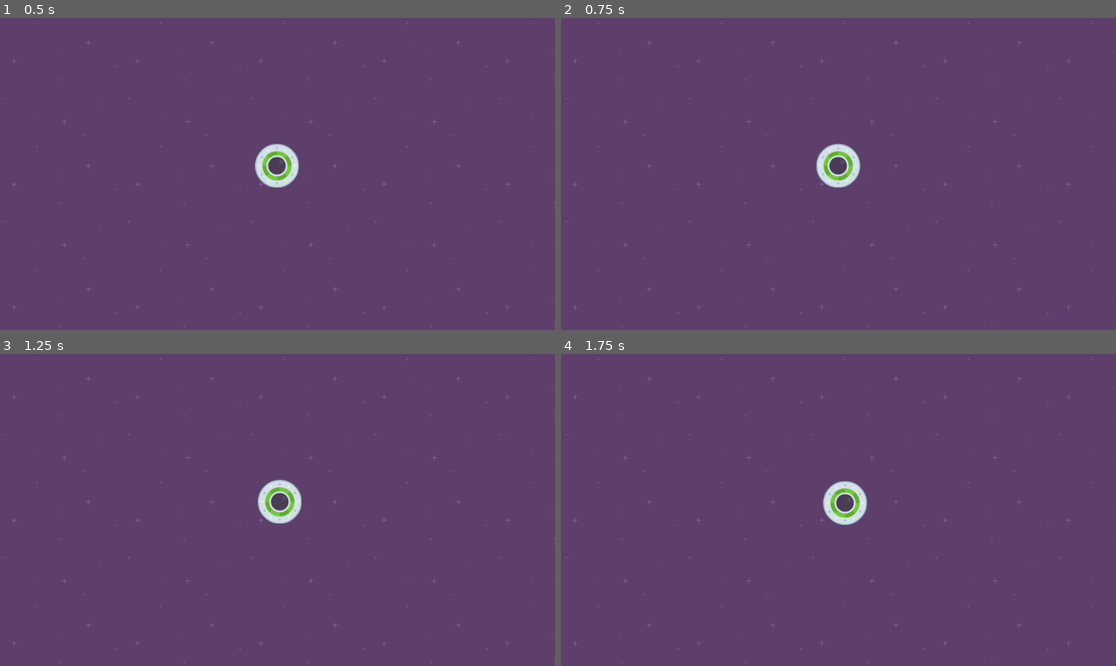
Above: before the commit, frames 1-4 (two rows, left to right).
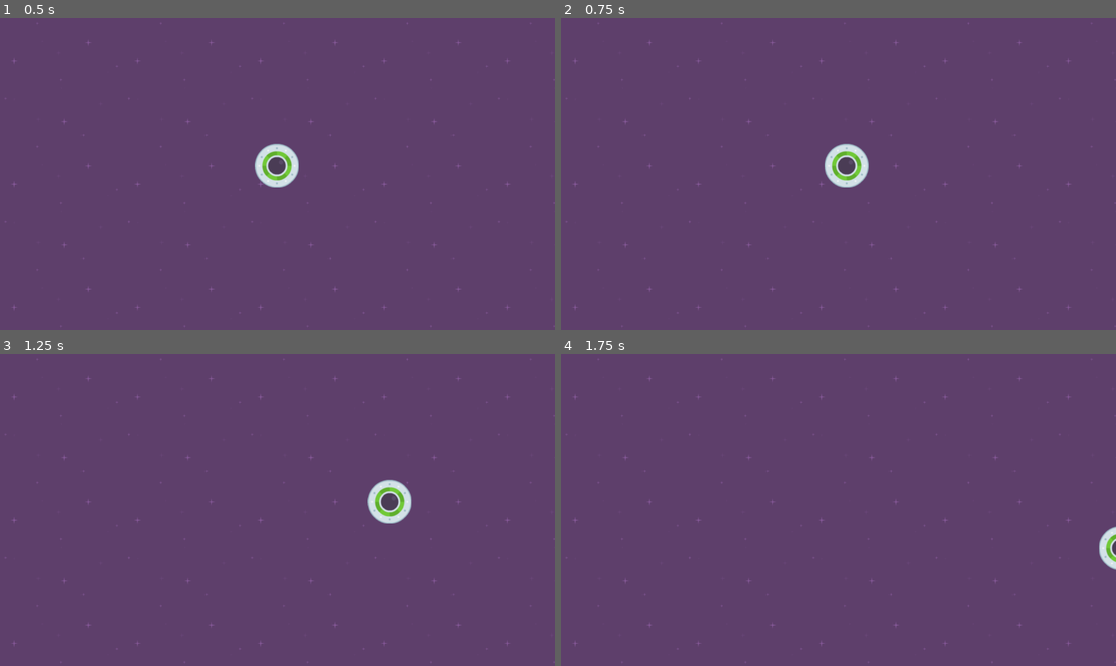
Above: after the commit, the same moments.

Repository: nplayer89/speedySaucer
Game: Godot game, scene res://level_1.tscn
The game is run twice, just before and just after one commit, with the same random seed, the same clock (stepped at 60 frames per second) and the same inputs.
Inputs:
- Up to frame 1 (0.5 s): no input
- Up to frame 2 (0.75 s): tap Enter at 0.5 s; hold Right (move_right) from 0.53 s (still down)
- Up to frame 3 (1.25 s): keep holding Right (move_right)
- Up to frame 4 (1.75 s): release Right (move_right) at 1.28 s; hold Down (move_down) from 1.28 s (still down)

Frame 1 is identical in both runs. In frame 2, 0.9% of the frame differs, in the area x 45-56%, y 40-55%; in frame 3, 1.5%, in the area x 46-75%, y 40-55%; in frame 4, 1.1%.

Commit message:
update player movement with force variable

Diff:
--- a/player.gd
+++ b/player.gd
@@ -10,11 +10,12 @@
 	pass
 
 func _physics_process(delta):
+	var force = 1000
 	if Input.is_action_pressed("move_right"):
-		apply_force(Vector2(25, 0))
+		apply_force(Vector2(force, 0))
 	if Input.is_action_pressed("move_left"):
-		apply_force(Vector2(-25, 0))
+		apply_force(Vector2(-force, 0))
 	if Input.is_action_pressed("move_down"):
-		apply_force(Vector2(0, 25))
+		apply_force(Vector2(0, force))
 	if Input.is_action_pressed("move_up"):
-		apply_force(Vector2(0, -25))
+		apply_force(Vector2(0, -force))
